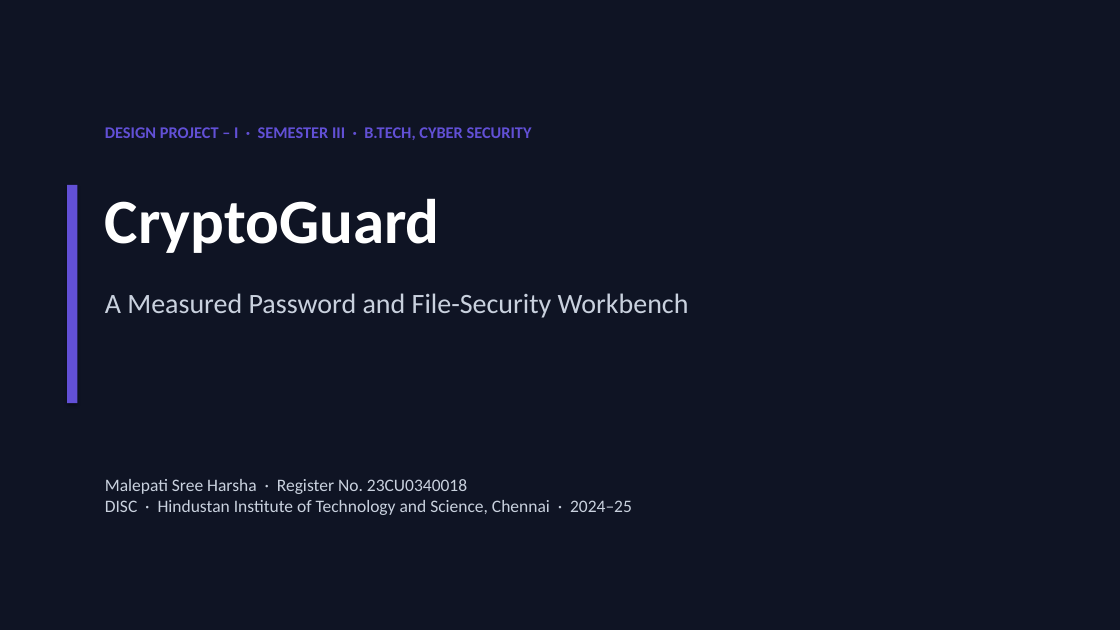
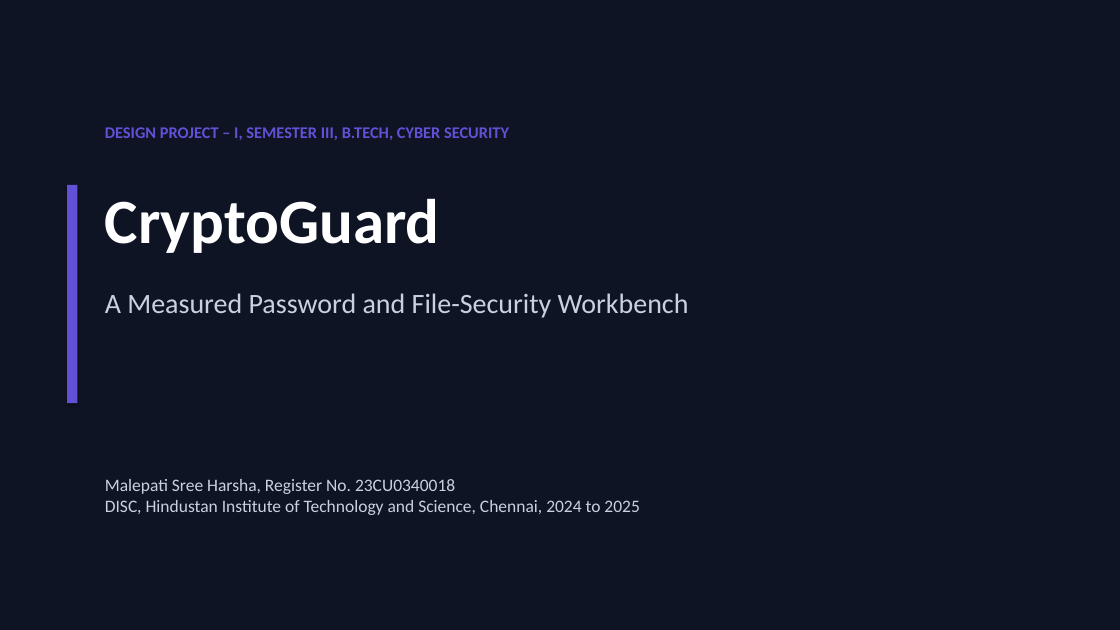
Before and after one commit to harshacreate/CryptoGuard, a slide deck: slide 1 of report/CryptoGuard_Presentation.pptx. Drawn at 1120x630 pixels with LibreOffice and Linux fonts; fonts in the diff are those of the drawing. Boxes give left, top, right and bottom in pixels: in the first picture for what was removed or moved away, otherwise in the second. Text is boxed around its words. In the diff, an @@ line names an element or a change of style, - is before the commit and + after.

Commit message:
Clean CryptoGuard project text

```diff
--- a/report/CryptoGuard_Presentation.pptx
+++ b/report/CryptoGuard_Presentation.pptx
@@ text at (105, 127, 509, 140): text changed @@
-DESIGN PROJECT – I · SEMESTER III · B.TECH, CYBER SECURITY
+DESIGN PROJECT – I, SEMESTER III, B.TECH, CYBER SECURITY
@@ text at (105, 479, 639, 515): text changed @@
-Malepati Sree Harsha · Register No. 23CU0340018
-DISC · Hindustan Institute of Technology and Science, Chennai · 2024–25
+Malepati Sree Harsha, Register No. 23CU0340018
+DISC, Hindustan Institute of Technology and Science, Chennai, 2024 to 2025
```
Also in this commit, not shown: 12 other slides changed, 11 other files.
